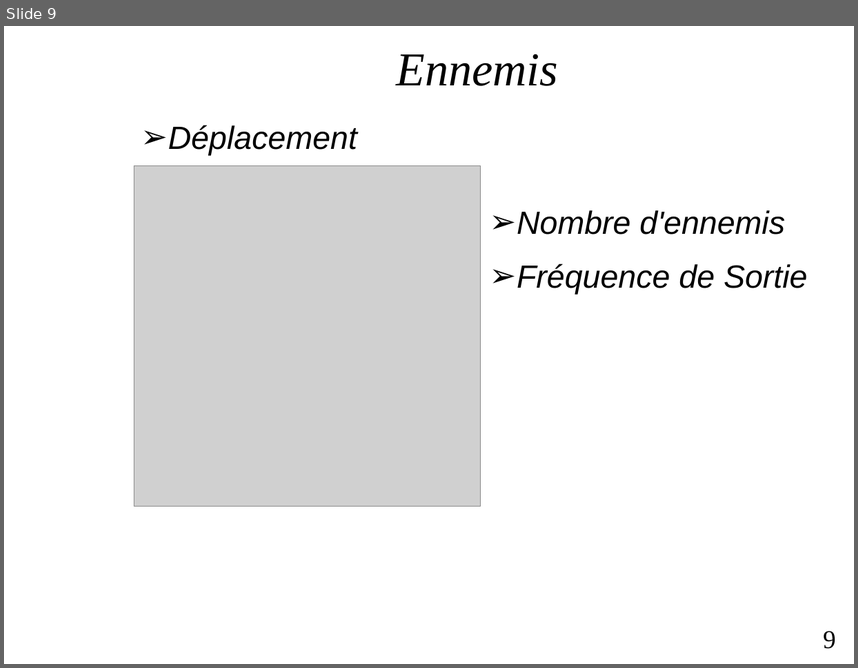
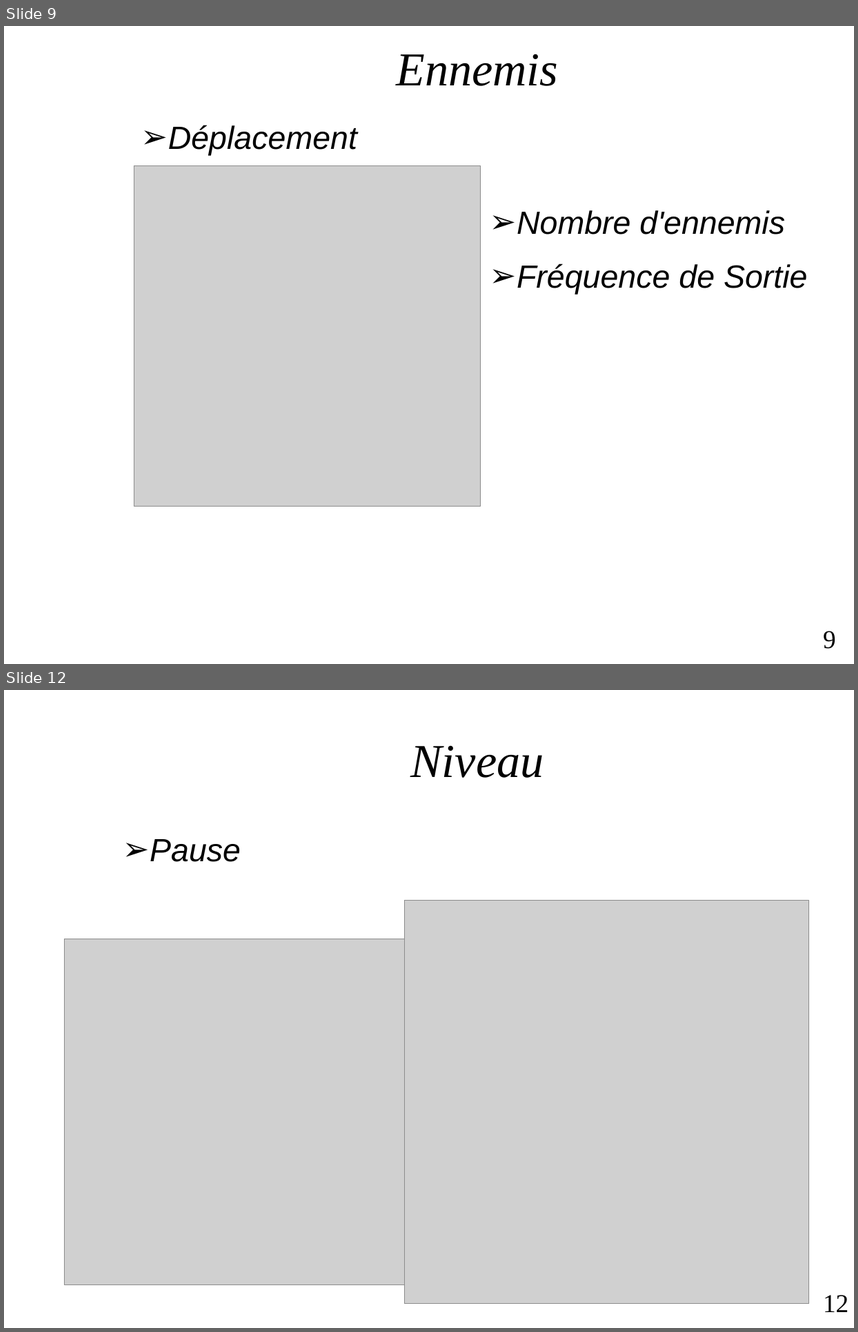
Before and after one commit to Mialus/towerDefense, a slide deck: Orale.odp. Shown one above the other, each under a label of ours: slide 9 before the commit, slides 9 and 12 after it; the slides between them are not shown. The pictures are 858x668 and 858x1332 pixels, drawn with LibreOffice and Linux fonts; fonts in the diff are those of the drawing; grey boxes stand for pictures; background and template pictures are left out. Boxes give left, top, right and bottom in pixels: in the first picture for what was removed or moved away, otherwise in the second. Text is boxed around its words. In the diff, an @@ line names an element or a change of style, - is before the commit and + after.

Commit message:
Updating Orale.odt Refactoring pause() functions

```diff
--- a/Orale.odp
+++ b/Orale.odp
@@ slide 12 added at [4, 690, 854, 1328], background #FFFFFF @@
@@ title added at [410, 745, 544, 778], 44 pt, text #000000, italic @@
+Niveau
@@ text added at [150, 839, 241, 862], 30 pt, text #000000, italic @@
+➢ Pause
@@ picture added at [405, 900, 809, 1303] @@
@@ picture added at [64, 939, 405, 1285] @@
@@ page number added at [823, 1294, 849, 1312], 24 pt, text #000000 @@
+12
```
Also in this commit, not shown: 9 slides changed, 4 other files.
